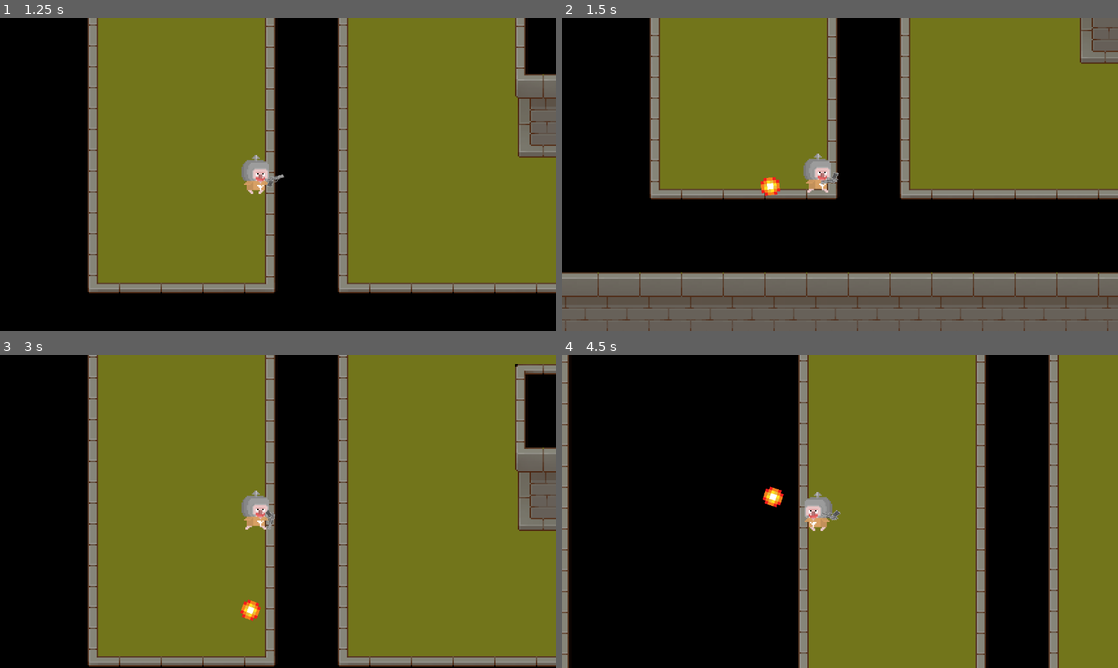
Above: before the commit, frames 1-4 (two rows, left to right).
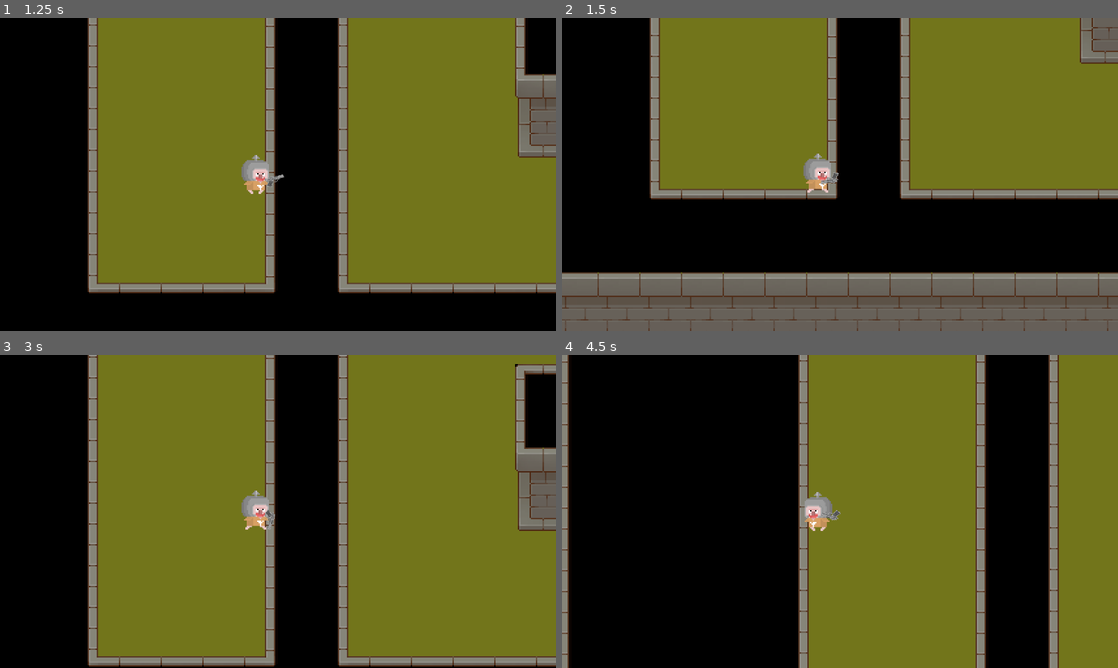
Above: after the commit, the same moments.

Repository: NataDkoko/PROJECT-KALKULUS
Game: Godot game, scene res://main.tscn
Same seed, same stepped clock (60 frames per second), same inputs: the game is played once before the commit and once after it. The engine's default icon, where the game draws it, is replaced by a stand-in: a white triangle on a blue panel in a dark square.
Inputs (mouse positions are in pixels of both pictures, inside the frame that each line leads up to):
- Up to frame 1 (1.25 s): move the mouse to (400, 158) at 0.52 s; hold Right (move_right) from 0.53 s (still down); click (400, 158) at 0.67 s
- Up to frame 2 (1.5 s): move the mouse to (728, 190) at 1.27 s; release Right (move_right) at 1.28 s; hold Down (move_down) from 1.28 s (still down); click (728, 190) at 1.42 s
- Up to frame 3 (3 s): tap Enter at 2 s; move the mouse to (333, 442) at 2.02 s; release Down (move_down) at 2.03 s; hold Right (move_right) 2.03-2.78 s; click (333, 442) at 2.17 s; move the mouse to (250, 574) at 2.77 s; hold Up (move_up) from 2.78 s (still down); click (250, 574) at 2.92 s
- Up to frame 4 (4.5 s): move the mouse to (1006, 558) at 3.52 s; release Up (move_up) at 3.53 s; hold Left (move_left) from 3.53 s (still down); click (1006, 558) at 3.67 s; move the mouse to (673, 464) at 4.27 s; click (673, 464) at 4.42 s

Frame 1 is identical in both runs. In frame 2, 0.2% of the frame differs, in the area x 35-40%, y 50-57%; in frame 3, 0.2%; in frame 4, 0.2%, in the area x 36-40%, y 42-49%.

Commit message:
menambahkan bgm, dan sfx menembak ada sedikit bug

Diff:
--- /dev/null
+++ b/BGM.tscn
@@ -0,0 +1,8 @@
+[gd_scene format=3 uid="uid://bw26d6tdk4lp6"]
+
+[ext_resource type="AudioStream" uid="uid://ky8p6pnhu4vn" path="res://asset/music/Jeremy Blake - Powerup!.mp3" id="1_f8x3a"]
+
+[node name="AudioStreamPlayer" type="AudioStreamPlayer" unique_id=1864156192]
+stream = ExtResource("1_f8x3a")
+volume_db = -9.208
+autoplay = true
--- /dev/null
+++ b/default_bus_layout.tres
@@ -0,0 +1,4 @@
+[gd_resource type="AudioBusLayout" format=3 uid="uid://mqi5gega076w"]
+
+[resource]
+bus/0/volume_db = -9.546087
--- a/main.tscn
+++ b/main.tscn
@@ -3,6 +3,7 @@
 [ext_resource type="PackedScene" uid="uid://c8auwj37choyt" path="res://map1.tscn" id="1_1bvp3"]
 [ext_resource type="PackedScene" uid="uid://jirqx5jjco1s" path="res://musuh.tscn" id="1_h2yge"]
 [ext_resource type="PackedScene" uid="uid://dc5n0rbnx5as5" path="res://player.tscn" id="2_0xm2m"]
+[ext_resource type="AudioStream" uid="uid://ky8p6pnhu4vn" path="res://asset/music/Jeremy Blake - Powerup!.mp3" id="4_1bvp3"]
 
 [sub_resource type="NavigationPolygon" id="NavigationPolygon_h2yge"]
 vertices = PackedVector2Array(209.35156, 643.46875, 214.59375, 501.04688, 273.53906, 507.17188, 287.71094, 583.09375, 4 …(1972 unchanged characters)…
@@ -24,3 +25,7 @@
 [node name="NavigationRegion2D" type="NavigationRegion2D" parent="." unique_id=1460735249]
 visible = false
 navigation_polygon = SubResource("NavigationPolygon_h2yge")
+
+[node name="AudioStreamPlayer" type="AudioStreamPlayer" parent="." unique_id=529948229]
+stream = ExtResource("4_1bvp3")
+autoplay = true
--- a/senjata.gd
+++ b/senjata.gd
@@ -30,3 +30,10 @@
 			$TimerTembak.start()
 		else:
 			print("PERINGATAN: Kamu belum memasukkan file peluru_api.tscn ke kolom Inspector Senjata!")
+# ... kodinganmu untuk memunculkan peluru ...
+	var peluru = peluru_scene.instantiate()
+	get_tree().root.add_child(peluru)
+
+	# TAMBAHKAN BARIS INI:
+	$TembakSFX.pitch_scale = randf_range(0.9, 1.1)
+	$TembakSFX.play()
--- a/senjata.tscn
+++ b/senjata.tscn
@@ -3,6 +3,7 @@
 [ext_resource type="Texture2D" uid="uid://bh2p48i7g7l6f" path="res://asset/Weapon/GUN_01_[square_frame]_01_V1.00.png" id="1_uflv4"]
 [ext_resource type="Script" uid="uid://bsimcltvcgjx4" path="res://senjata.gd" id="1_vhb2g"]
 [ext_resource type="PackedScene" uid="uid://bwuo7fslti7w5" path="res://peluru_api.tscn" id="2_vq72m"]
+[ext_resource type="AudioStream" uid="uid://ds7tivv65shnf" path="res://asset/sfx/mrfriends-pistol-shot-233473.mp3" id="4_lo5yu"]
 
 [node name="Senjata" type="Node2D" unique_id=205472675]
 z_index = 10
@@ -21,5 +22,10 @@
 position = Vector2(39, -4)
 
 [node name="TimerTembak" type="Timer" parent="." unique_id=1450312531]
-wait_time = 0.2
 one_shot = true
+
+[node name="TembakSFX" type="AudioStreamPlayer2D" parent="." unique_id=398537285]
+stream = ExtResource("4_lo5yu")
+volume_db = -7.542
+max_polyphony = 20
+panning_strength = 0.62
Not shown, added: asset/music/Jeremy Blake - Powerup!.mp3.import
Not shown, added: asset/sfx/mrfriends-pistol-shot-233473.mp3.import
Not shown, added: asset/music/Jeremy Blake - Powerup!.mp3
Not shown, added: asset/sfx/mrfriends-pistol-shot-233473.mp3
